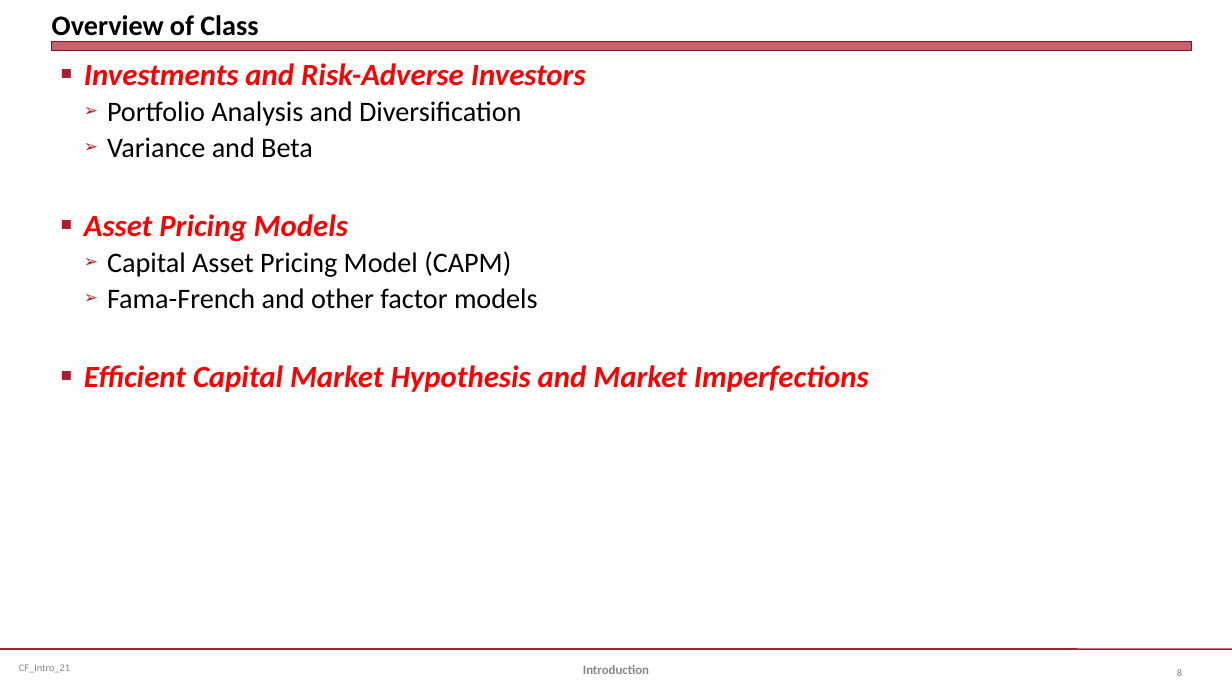
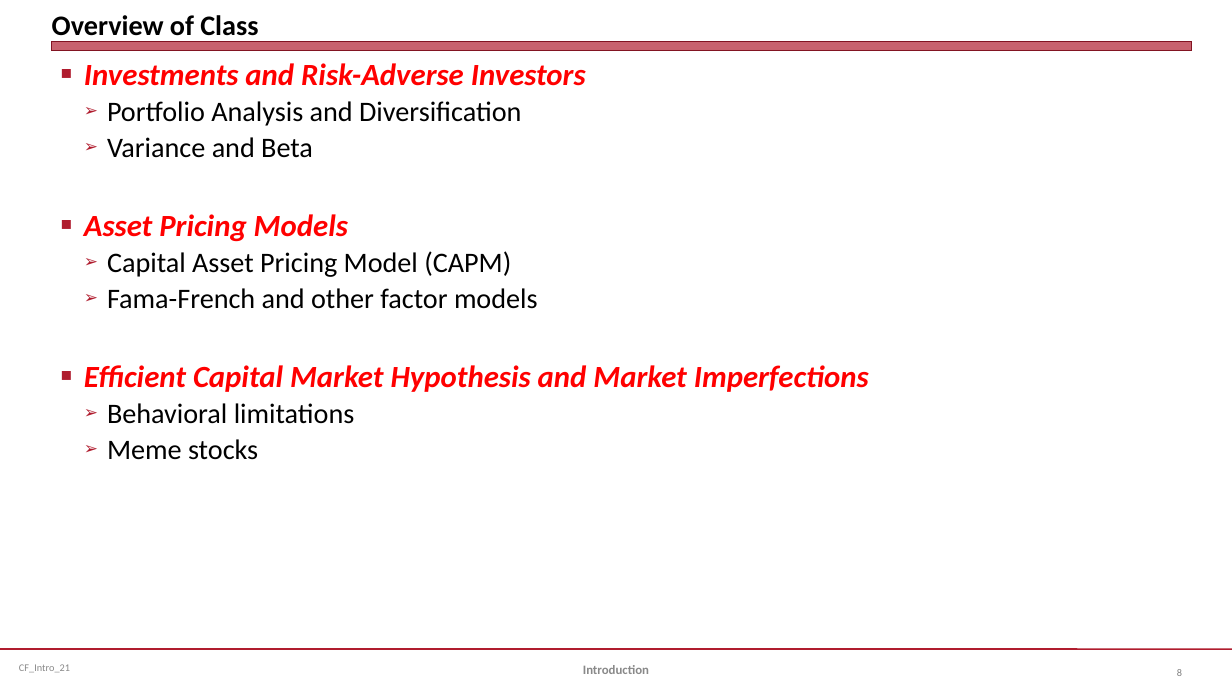
Before and after one commit to jmc877/Corporate-Finance, a slide deck: slide 8 of slides/CF_Intro_21.pptx. Drawn at 1232x693 pixels with LibreOffice and Linux fonts; fonts in the diff are those of the drawing. Boxes give left, top, right and bottom in pixels: in the first picture for what was removed or moved away, otherwise in the second. Text is boxed around its words. In the diff, an @@ line names an element or a change of style, - is before the commit and + after.

```diff
--- a/slides/CF_Intro_21.pptx
+++ b/slides/CF_Intro_21.pptx
@@ text at (107, 403, 355, 460): paragraphs added @@
+  ➢ Behavioral limitations
+  ➢ Meme stocks
```
Also in this commit, not shown: 5 other slides changed, 4 other files.
